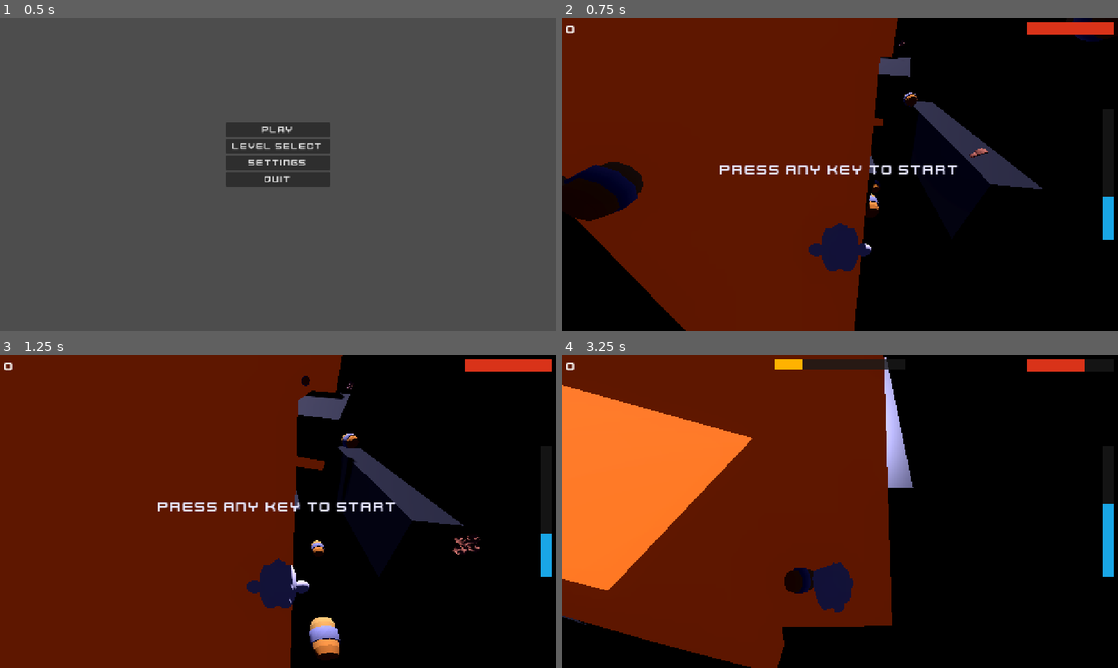
Above: before the commit, frames 1-4 (two rows, left to right).
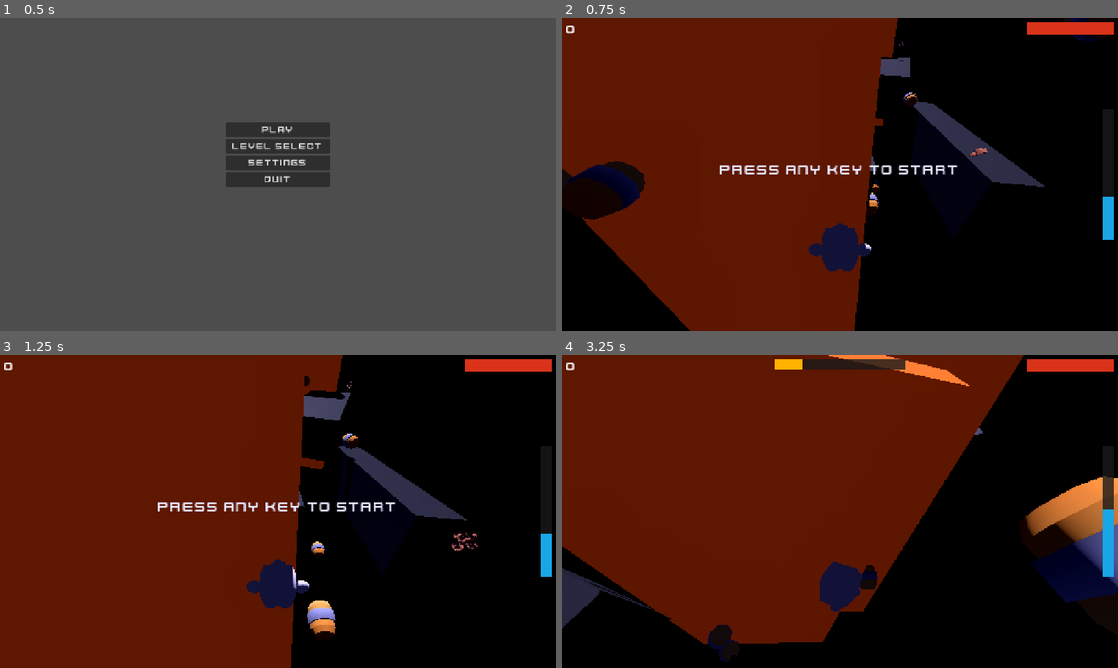
Above: after the commit, the same moments.

Repository: Dinozor/space-jumper
Game: Godot game, scene res://game/main/main.tscn
The game is run twice, just before and just after one commit, with the same random seed, the same clock (stepped at 60 frames per second) and the same inputs.
Inputs (mouse positions are in pixels of both pictures, inside the frame that each line leads up to):
- Up to frame 1 (0.5 s): no input
- Up to frame 2 (0.75 s): click "Play" at 0.5 s
- Up to frame 3 (1.25 s): no input
- Up to frame 4 (3.25 s): tap Enter at 1.25 s; move the mouse to (962, 495) at 1.27 s; hold D (move_right) 1.28-2.03 s; click (962, 495) at 1.42 s; move the mouse to (728, 527) at 2.02 s; hold S (move_back) 2.03-2.78 s; move the mouse to (895, 442) at 2.77 s; hold D (move_right) from 2.78 s (still down)

Frame 1 is identical in both runs. In frame 2, 1.1% of the frame differs, in the area x 0-98%, y 0-100%; in frame 3, 2.2%; in frame 4, 32%, in the area x 0-100%, y 0-100%.

Commit message:
feat(gameplay): load LevelData from GameState at runtime in game.gd
_load_level_data() searches GameState.levels for the entry matching
GameState.current_level and assigns it to level_data if not already
set via the editor export. _apply_level_data() then configures
CorridorSpawner with fall_speed (±25% range) and corridor_radius
(spawn_z_range) from the resource, called before fill_initial().

Updated test_level.tres with explicit fall_speed=8.0 and
corridor_radius=12.0 so the loaded values match the scene's existing
spawner settings and gameplay is unchanged.

Co-Authored-By: Claude Sonnet 4.6 <noreply@anthropic.com>

Diff:
--- a/game/gameplay/game.gd
+++ b/game/gameplay/game.gd
@@ -23,6 +23,8 @@
 
 
 func _ready() -> void:
+	_load_level_data()
+	_apply_level_data()
 	_drift_tracker.player = _player
 	_level_manager.player = _player
 	_pickup_spawner.player = _player
@@ -62,6 +64,23 @@
 	)
 	if is_press:
 		_start_game()
+
+
+func _load_level_data() -> void:
+	if level_data != null:
+		return
+	for level: LevelData in GameState.levels:
+		if level.level_id == GameState.current_level:
+			level_data = level
+			return
+
+
+func _apply_level_data() -> void:
+	if level_data == null:
+		return
+	_corridor_spawner.spawn_z_range = level_data.corridor_radius
+	_corridor_spawner.fall_speed_min = level_data.fall_speed * 0.75
+	_corridor_spawner.fall_speed_max = level_data.fall_speed * 1.25
 
 
 func _start_game() -> void:
--- /dev/null
+++ b/resources/levels/test_level.tres
@@ -0,0 +1,12 @@
+[gd_resource type="Resource" script_class="LevelData" format=3 uid="uid://dpclodx8jecwh"]
+
+[ext_resource type="Script" uid="uid://poq7ts01dtmv" path="res://core/models/level_data.gd" id="1_huw1g"]
+
+[resource]
+script = ExtResource("1_huw1g")
+display_name = "Test level"
+debris_theme = "Random"
+environment_theme = "Random"
+fall_speed = 8.0
+corridor_radius = 12.0
+metadata/_custom_type_script = "uid://poq7ts01dtmv"
Not shown, changed: TODO.md
